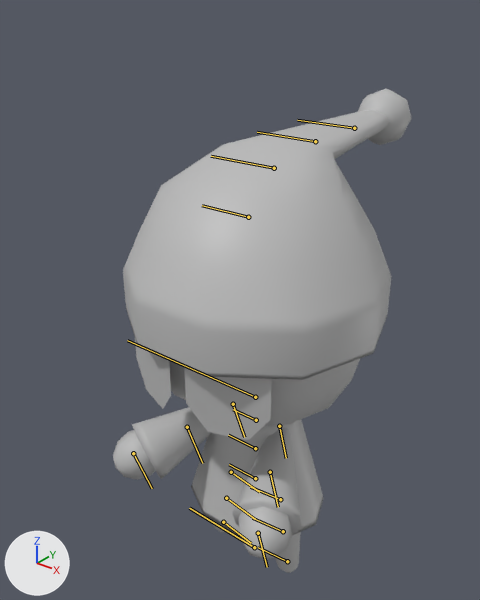
Before and after pictures for a commit that changed the FBX model Assets/Art Assets/Animations/Character/Shake_Animation.fbx.
Before and after are seen from a 50 mm camera at (0.418, -0.556, 0.726) aimed at (-0.056, 0.036, 0.358). The lights are fixed; the arrows at lower left show +X, +Y and +Z. Both versions are drawn at frame 11 of the action 'Take 001'; the numbers are the values there. The bones that bend it are drawn over the model as lines.

Names of what the first picture shows: 'Ruben_Mesh'.
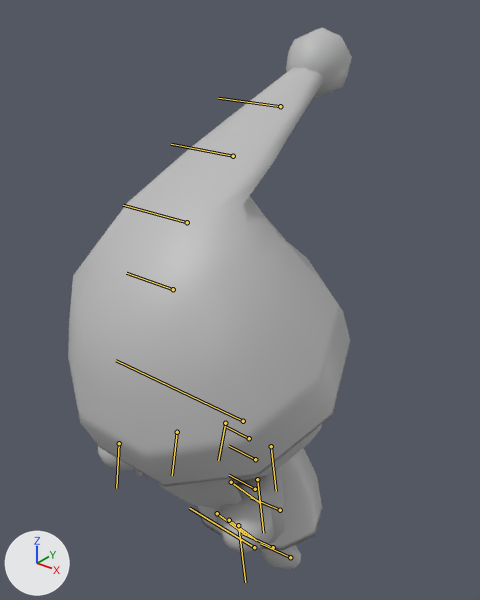
Location of each change, [x1, y1, x2, y2] in pixels of the pictures (480 x 600 px):
'Ruben_Mesh', posed (12% taller): before [113, 89, 412, 573]; after [68, 28, 352, 569]
bone 'JNT_Pelvis', root to tip: before (255, 478) to (229, 464); after (255, 489) to (229, 475)
bone 'JNT_Hip_R', root to tip: before (231, 472) to (259, 492); after (231, 482) to (259, 502)
bone 'JNT_Knee_R', root to tip: before (226, 498) to (255, 519); after (217, 513) to (246, 535)
bone 'JNT_Hip_L', root to tip: before (280, 499) to (250, 487); after (280, 510) to (250, 497)
bone 'JNT_Knee_L', root to tip: before (283, 531) to (252, 518); after (273, 547) to (242, 533)
bone 'JNT_Spine', root to tip: before (255, 448) to (228, 435); after (255, 459) to (229, 446)
bone 'JNT_Neck', root to tip: before (255, 397) to (127, 340); after (243, 421) to (116, 360)
bone 'JNT_Shoulder_L', root to tip: before (279, 426) to (286, 458); after (271, 446) to (276, 491)
bone 'JNT_Shoulder_R', root to tip: before (233, 404) to (244, 437); after (225, 423) to (218, 460)

The change, as a list of edits to the scene's bpy script:
```text
Change bone_jnt_pelvis:
    where bone_jnt_pelvis = bpy.data.objects['Armature'].pose.bones['JNT_Pelvis']  # child of 'JNT_Root'
    bone_jnt_pelvis.location: (0.0, 0.0, 0.0) -> (-1.8, 0.0, 0.0)
Change bone_jnt_hip_r:
    where bone_jnt_hip_r = bpy.data.objects['Armature'].pose.bones['JNT_Hip_R']  # child of 'JNT_Pelvis'
    bone_jnt_hip_r.rotation_quaternion: (1.0, 0.0, -0.026, 0.0) -> (0.97, 0.0, -0.242, 0.0)  # degrees (0, -3, 0) -> degrees (0, -28, 0)
Change bone_jnt_knee_r:
    where bone_jnt_knee_r = bpy.data.objects['Armature'].pose.bones['JNT_Knee_R']  # child of 'JNT_Hip_R'
    bone_jnt_knee_r.rotation_quaternion: (0.999, 0.0, 0.044, 0.0) -> (0.839, 0.001, 0.545, 0.001)  # degrees (0, 5, 0) -> degrees (0, 66, 0)
Change bone_jnt_hip_l:
    where bone_jnt_hip_l = bpy.data.objects['Armature'].pose.bones['JNT_Hip_L']  # child of 'JNT_Pelvis'
    bone_jnt_hip_l.rotation_quaternion: (1.0, 0.0, 0.026, 0.0) -> (0.97, 0.0, 0.242, 0.0)  # degrees (0, 3, 0) -> degrees (0, 28, 0)
Change bone_jnt_knee_l:
    where bone_jnt_knee_l = bpy.data.objects['Armature'].pose.bones['JNT_Knee_L']  # child of 'JNT_Hip_L'
    bone_jnt_knee_l.rotation_quaternion: (0.999, 0.0, -0.044, 0.0) -> (0.839, 0.001, -0.545, -0.001)  # degrees (0, -5, 0) -> degrees (0, -66, 0)
Change bone_jnt_spine:
    where bone_jnt_spine = bpy.data.objects['Armature'].pose.bones['JNT_Spine']  # child of 'JNT_Pelvis'
    bone_jnt_spine.rotation_quaternion: (1.0, 0.0, 0.0, 0.0) -> (0.988, 0.0, -0.156, 0.0)  # degrees (0, 0, 0) -> degrees (0, -18, 0)
Change bone_jnt_neck:
    where bone_jnt_neck = bpy.data.objects['Armature'].pose.bones['JNT_Neck']  # child of 'JNT_Chest'
    bone_jnt_neck.rotation_quaternion: (1.0, 0.0, 0.0, 0.0) -> (0.998, 0.0, -0.061, 0.0)  # degrees (0, 0, 0) -> degrees (0, -7, 0)
Change bone_jnt_shoulder_l:
    where bone_jnt_shoulder_l = bpy.data.objects['Armature'].pose.bones['JNT_Shoulder_L']  # child of 'JNT_Chest'
    bone_jnt_shoulder_l.rotation_quaternion: (0.83, 0.279, 0.446, -0.187) -> (0.744, 0.083, 0.522, -0.409)  # degrees (34, 58, -7) -> degrees (-35, 58, -77)
Change bone_jnt_shoulder_r:
    where bone_jnt_shoulder_r = bpy.data.objects['Armature'].pose.bones['JNT_Shoulder_R']  # child of 'JNT_Chest'
    bone_jnt_shoulder_r.rotation_quaternion: (0.83, -0.279, -0.446, -0.187) -> (0.734, -0.071, -0.524, -0.426)  # degrees (-34, -58, -7) -> degrees (38, -56, -81)
```
